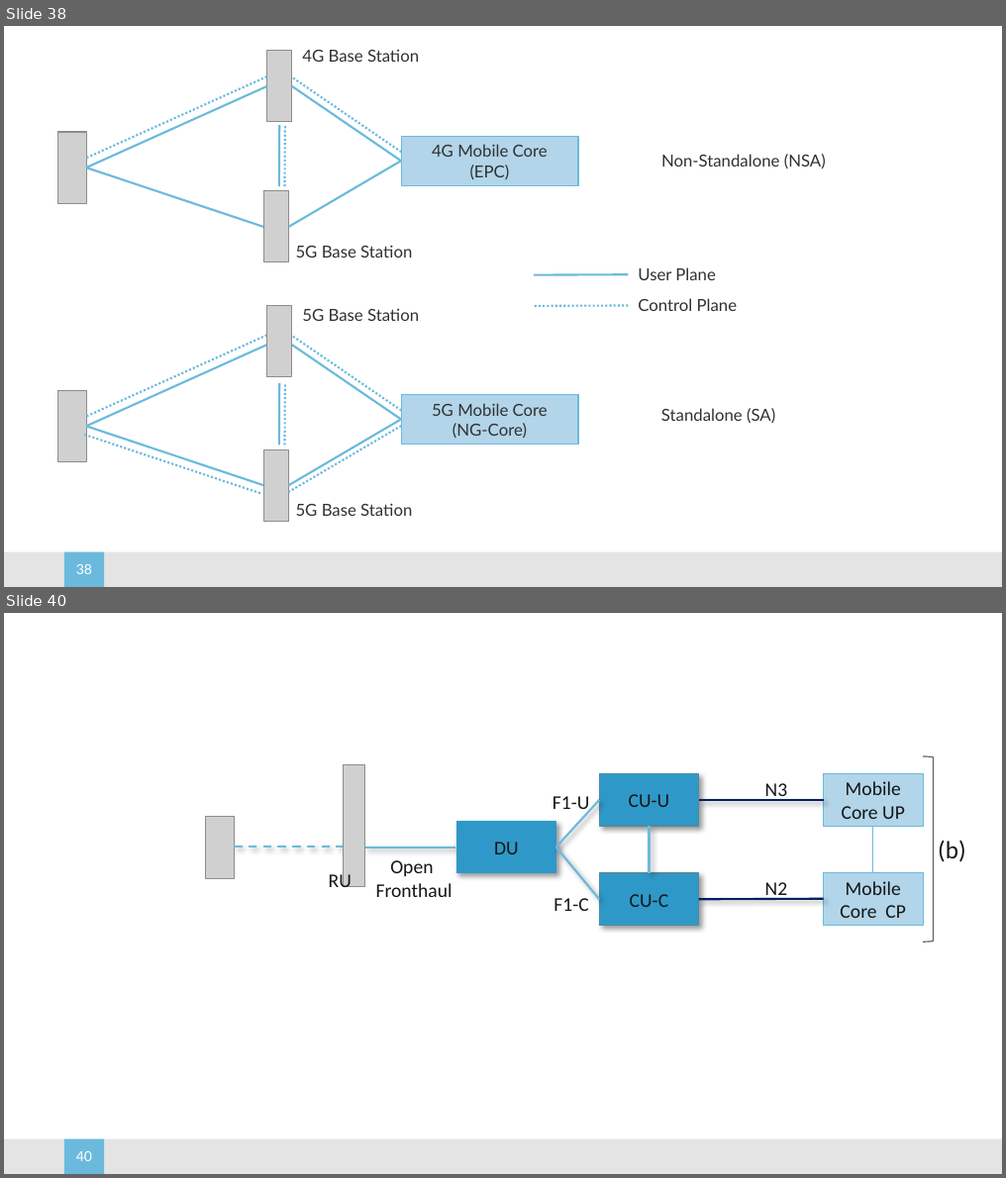
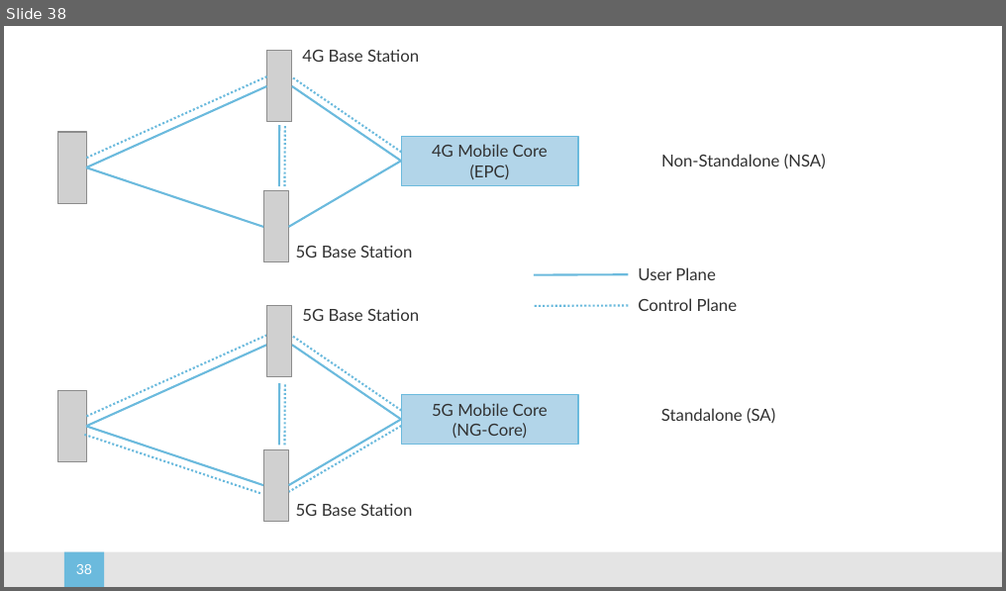
Before and after one commit to SystemsApproach/5G, a slide deck: figures.pptx. Shown one above the other, each under a label of ours: slides 38 and 40 before the commit, slide 38 after it; the slides between them are not shown. The pictures are 1006x1178 and 1006x591 pixels, drawn with LibreOffice and Linux fonts; fonts in the diff are those of the drawing; grey boxes stand for pictures; background and template pictures are left out. Boxes give left, top, right and bottom in pixels: in the first picture for what was removed or moved away, otherwise in the second. Text is boxed around its words. In the diff, an @@ line names an element or a change of style, - is before the commit and + after.

```diff
--- a/figures.pptx
+++ b/figures.pptx
@@ slide 40 removed at box(4, 613, 1002, 1174), background #FFFFFF; not listed: 2 template elements that a slide beside it also shows @@
@@ right bracket removed at box(923, 757, 933, 943) @@
@@ picture removed at box(344, 765, 365, 887) @@
@@ rectangle removed at box(600, 773, 700, 826) @@
-CU-U
@@ text removed at box(765, 783, 788, 801) @@
-N3
@@ rectangle removed at box(824, 773, 923, 826) @@
-Mobile Core UP
@@ picture removed at box(206, 817, 234, 878) @@
@@ text removed at box(552, 796, 590, 814) @@
-F1-U
@@ line removed from (555, 848) to (600, 799) @@
@@ line removed from (699, 799) to (824, 799) @@
@@ line removed from (234, 848) to (354, 848) @@
@@ line removed from (365, 848) to (456, 848) @@
@@ rectangle removed at box(457, 822, 556, 873) @@
-DU
@@ line removed from (555, 848) to (600, 899) @@
@@ line removed from (648, 873) to (648, 826) @@
@@ line removed from (873, 873) to (873, 826) @@
@@ text removed at box(938, 840, 965, 862) @@
-(b)
@@ text removed at box(329, 871, 351, 887) @@
-RU
@@ text removed at box(376, 861, 452, 897) @@
-Open
-Fronthaul
@@ rectangle removed at box(600, 873, 700, 926) @@
-CU-C
@@ rectangle removed at box(824, 873, 923, 926) @@
-Mobile Core CP
@@ text removed at box(553, 898, 588, 911) @@
-F1-C
@@ line removed from (699, 899) to (824, 898) @@
@@ text removed at box(765, 882, 788, 901) @@
-N2
```
Also in this commit, not shown: 1 slide changed, 1 slide added, 1 other slide removed, 6 other files.
